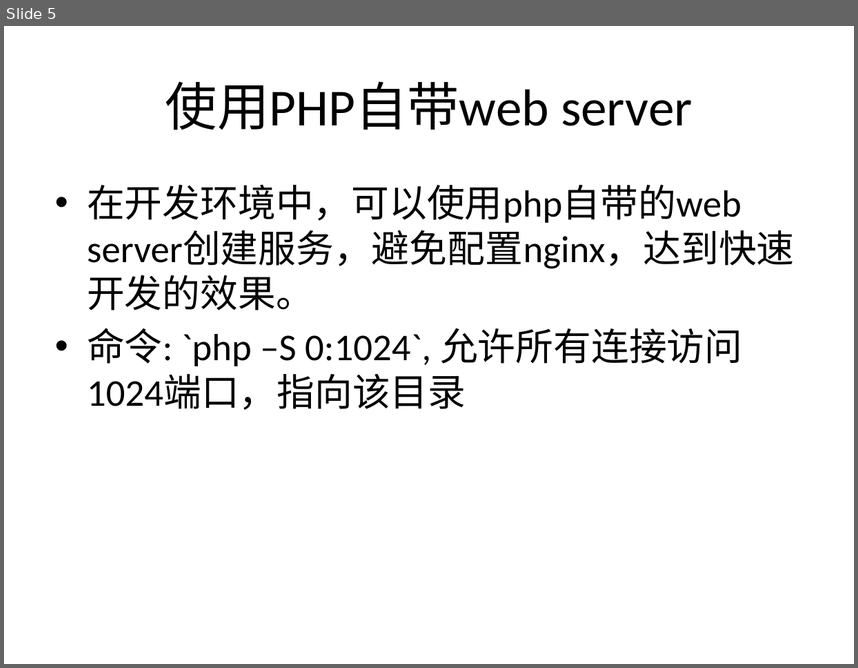
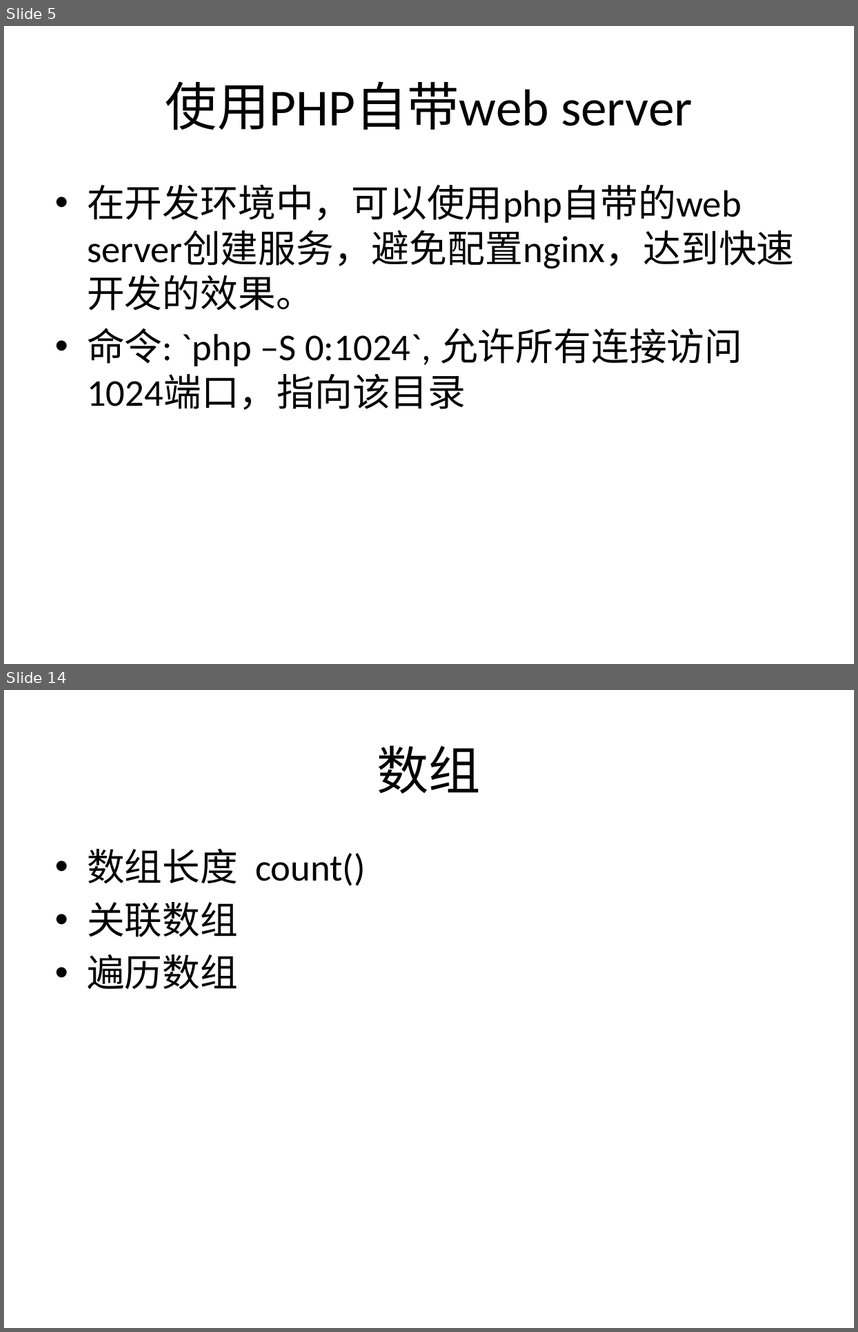
Before and after one commit to zhan3333/php-example, a slide deck: doc/ppt/lnmp.pptx. Shown one above the other, each under a label of ours: slide 5 before the commit, slides 5 and 14 after it; the slides between them are not shown. The pictures are 858x668 and 858x1332 pixels, drawn with LibreOffice and Linux fonts; fonts in the diff are those of the drawing. Boxes give left, top, right and bottom in pixels: in the first picture for what was removed or moved away, otherwise in the second. Text is boxed around its words. In the diff, an @@ line names an element or a change of style, - is before the commit and + after.

```diff
--- a/doc/ppt/lnmp.pptx
+++ b/doc/ppt/lnmp.pptx
@@ slide 14 added at (x1=4, y1=690, x2=854, y2=1328), background #FFFFFF @@
@@ title added at (x1=377, y1=745, x2=481, y2=793), 44 pt, text #000000 @@
+数组
@@ text added at (x1=87, y1=849, x2=366, y2=989), 32 pt, text #000000 @@
+• 数组长度 count()
+• 关联数组
+• 遍历数组
```
Also in this commit, not shown: 3 slides changed, 7 other slides added, 19 other files.
